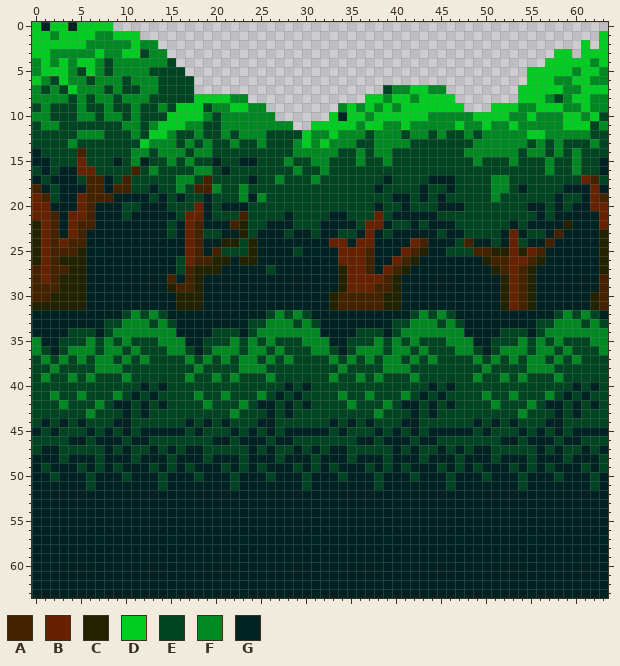
Pixel-art sprite: NotSonic/Assets/GFX/Parallax/Mush_Trees_1.png. The picture above was drawn from the file before the commit.
The file is 64x64 pixels.
Palette (. is transparent): A #442200  B #662200  C #222200  D #00cc22  E #004422  F #008822  G #002222
Pixels before, first column x 0:
 0 DGDDGDDDD.......................................................
 1 DDFDDDDFFDDD...................................................D
 2 DDDDDDFFFFFDFF...............................................D.D
 3 DDFFFFFDFFDDEFF...........................................DD.DDD
 4 FDFDFDDFEFFFFFFE.........................................DDDDDFD
 5 FDDDFEDFEFFFFEEEE......................................DDDDDFDDF
 6 DFEDFFEFFFEFFFEEEE.....................................DDDFFDDFF
 7 FEFEDFFFEFEEFFEEEE.....................EFFDDFF........DDDDDFFDDD
 8 FFFFEFEFFEFFFEEEEEDDDDFF.............DDFDDFDDDD.......DDDFEFDDFF
 9 EFEEEFEEFEEFEEFEDDDEFFDDFF........FDFDFDFDDDDDDD...DDDFFDDDFFDFF
10 FFEEEFFEFFEFEEEDDDDFEFFFFFF......DGDDFDDDDDDFFFFFDDDDFFDFFFDDFDE
11 EFFEEEEEEEFFEFDDDFFEEFFFFFFFF..DDDDDFDDFFDFFFFFDFFDFFDFFFFFDDDEF
12 EEEEEFFFEEEFEDDFEEFEEFEFFFEEEEDFFDFFFEFFFEFFEFEEFEFFFFFDDFFFFFEE
13 EEEEFEEEEEEEDFFFEFEFEEFEEFEEEFDFDFFFEEFFFFEEEEEEEFFFFFFEFEFEEEFE
14 GEEEEAEEEEEFFEFFFEFFEEEEEEEEEFFFFFEEFEFFEEEEEEEEFFFFFFEFFEFEFEEE
15 GGEEEBEEEGEFGEEFEFEEGEEGGEEEFEEFFEEEFEEFEEEEEEEEEFEEEFEEEFEEFEEG
16 EGEGGBBEEEEAEFEEEEFFEGEEEEEEEFEEFEEEEEEEEEEEEEEEEEEEEEEEEFEEFEEG
17 GEGGGEAAGEAEEEEEFFEAEEEEGEEFEEEFEEEEEEEGEEEEGGGEEEEFFEEEEEEEEBAE
18 AGEGGGAAGAAEEGEEFEAAFEEFEEEEEEEEEEEEEEGEEEEGEEGEEEEFFEGEEEEGGGBG
19 BAEGGBAAAGGGGEGEGEEGEEEFGFEEEEEEEEEEEEEEGGEGEGEEEEEFEEEEEEGEEGBA
20 BBGGGBAGGGEEGGGEEEBGEGGGEEEEEEEEEEEEEEGEEGEEEGGGEEEEEEEGGEGEGGBB
21 BBAGBBAGGGEGGGGGEBBGEEEAEEEEGEEEEGGEEEBEGGGGGEEEEEEEEEEEGEGGGGGB
22 CBAGBAAGGGGGGGGEGBAGGGACEEGGGEEEGGGGEBBGEEGEGGGEEEEEEGEGGGGCGGGB
23 CBAGBAGGGGGGGGGEGBAEEGGCEGGGEGGEGGEEGBGEGGGGGEGGEEEEGBGEEGAGGGGC
24 CBABAAGGGGGGGGGGGBAGGCCECGGGGGGGGBBGBBGGGGBAGGGEAGGEGBEGGAGGGGGC
25 CBAAACGGGGGGGGGGGBAGAEEECGGGGEGGGGBBBAGGGBACGGEEEAACCBCBAGGGGGGC
26 CBACCCGGGGGGGGGGEBAACCGCCGGGGGGGGGBBBAGGBACGGGGGGGCAABBACGGGGGGC
27 ABAACCGGGGGGGGGGEACCCGGGGGEGGGGGGGCBBAGBACGGGGGGGGGCABACGGGGGGGC
28 ABACCCGGGGGGGGGAGACGGGGGGGGGGGGGGGCBBBBACGGGGGGGGGGGCBACGGGGGGGA
29 AAACCCGGGGGGGGGCAACGGGGGGGGGGGGGGGCBBBAACGGGGGGGGGGGCBACGGGGGGGA
30 AACCCCGGGGGGGGGGCCCGGGGGGGGGGGGGGCAAAAACCGGGGGGGGGGGCBACGGGGGGCA
31 CCCCCCGGGGGGGGGGCCCGGGGGGGGGGGGGGCAAAAACCGGGGGGGGGGGCBACGGGGGGCA
32 GGGGGGGGGGEFEFEGGGGGGGGGGGEFEFEGGGGGGGGGGGEFEFEGGGGGGGGGGGEFEFEG
33 GGGGGGGGEEFFFEFEGGGGGGGGEEFFFEFEGGGGGGGGEEFFFEFEGGGGGGGGEEFFFEFE
34 GGGGEEEGEFFFFFFFGGGGEEEGEFFFFFFFGGGGEEEGEFFFFFFFGGGGEEEGEFFFFFFF
35 FGGEEEFEFEFEEEFFFGGEEEFEFEFEEEFFFGGEEEFEFEFEEEFFFGGEEEFEFEFEEEFF
36 FEGEFFFEFFEFEEEFFEGEFFFEFFEFEEEFFEGEFFFEFFEFEEEFFEGEFFFEFFEFEEEF
37 EFEFEFEFFEFEFEEEEFEFEFEFFEFEFEEEEFEFEFEFFEFEFEEEEFEFEFEFFEFEFEEE
38 EEFEEEEFFFEEEEEEEEFEEEEFFFEEEEEEEEFEEEEFFFEEEEEEEEFEEEEFFFEEEEEE
39 EFEEFEFEEEFEEEEEEFEEFEFEEEFEEEEEEFEEFEFEEEFEEEEEEFEEFEFEEEFEEEEE
40 EEEEEEEEEEEEGEGEEEEEEEEEEEEEGEGEEEEEEEEEEEEEGEGEEEEEEEEEEEEEGEGE
41 EEFEEFEEEFEGEGEEEEFEEFEEEFEGEGEEEEFEEFEEEFEGEGEEEEFEEFEEEFEGEGEE
42 EEEFEEEFEGGEGEGEEEEFEEEFEGGEGEGEEEEFEEEFEGGEGEGEEEEFEEEFEGGEGEGE
43 EEEEEEFEEEGEGEEEEEEEEEFEEEGEGEEEEEEEEEFEEEGEGEEEEEEEEEFEEEGEGEEE
44 EGEGEGEEEGGEEEEEEGEGEGEEEGGEEEEEEGEGEGEEEGGEEEEEEGEGEGEEEGGEEEEE
45 GEGEEEGEGEGEGGGGGEGEEEGEGEGEGGGGGEGEEEGEGEGEGGGGGEGEEEGEGEGEGGGG
46 EEEEGGEGGGEGGEEEEEEEGGEGGGEGGEEEEEEEGGEGGGEGGEEEEEEEGGEGGGEGGEEE
47 EGGEEEEEGEGEEGEGEGGEEEEEGEGEEGEGEGGEEEEEGEGEEGEGEGGEEEEEGEGEEGEG
48 GGGEGGGEGGGEGGGEGGGEGGGEGGGEGGGEGGGEGGGEGGGEGGGEGGGEGGGEGGGEGGGE
49 GEGGGEGEGEGGGEGEGEGGGEGEGEGGGEGEGEGGGEGEGEGGGEGEGEGGGEGEGEGGGEGE
50 GGEGGGEGGGEGGGEGGGEGGGEGGGEGGGEGGGEGGGEGGGEGGGEGGGEGGGEGGGEGGGEG
51 GGGGGGEGGGGGGGEGGGGGGGEGGGGGGGEGGGGGGGEGGGGGGGEGGGGGGGEGGGGGGGEG
52 GGGGGGGGGGGGGGGGGGGGGGGGGGGGGGGGGGGGGGGGGGGGGGGGGGGGGGGGGGGGGGGG
53 GGGGGGGGGGGGGGGGGGGGGGGGGGGGGGGGGGGGGGGGGGGGGGGGGGGGGGGGGGGGGGGG
54 GGGGGGGGGGGGGGGGGGGGGGGGGGGGGGGGGGGGGGGGGGGGGGGGGGGGGGGGGGGGGGGG
55 GGGGGGGGGGGGGGGGGGGGGGGGGGGGGGGGGGGGGGGGGGGGGGGGGGGGGGGGGGGGGGGG
56 GGGGGGGGGGGGGGGGGGGGGGGGGGGGGGGGGGGGGGGGGGGGGGGGGGGGGGGGGGGGGGGG
57 GGGGGGGGGGGGGGGGGGGGGGGGGGGGGGGGGGGGGGGGGGGGGGGGGGGGGGGGGGGGGGGG
58 GGGGGGGGGGGGGGGGGGGGGGGGGGGGGGGGGGGGGGGGGGGGGGGGGGGGGGGGGGGGGGGG
59 GGGGGGGGGGGGGGGGGGGGGGGGGGGGGGGGGGGGGGGGGGGGGGGGGGGGGGGGGGGGGGGG
60 GGGGGGGGGGGGGGGGGGGGGGGGGGGGGGGGGGGGGGGGGGGGGGGGGGGGGGGGGGGGGGGG
61 GGGGGGGGGGGGGGGGGGGGGGGGGGGGGGGGGGGGGGGGGGGGGGGGGGGGGGGGGGGGGGGG
62 GGGGGGGGGGGGGGGGGGGGGGGGGGGGGGGGGGGGGGGGGGGGGGGGGGGGGGGGGGGGGGGG
63 GGGGGGGGGGGGGGGGGGGGGGGGGGGGGGGGGGGGGGGGGGGGGGGGGGGGGGGGGGGGGGGG
Now the later version:
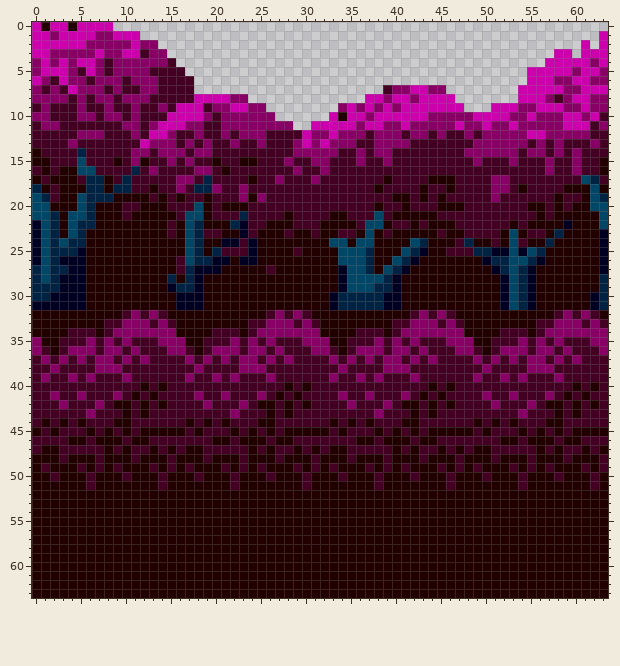
Edits made:
colour A: #442200 -> #002344
colour B: #662200 -> #004666
colour C: #222200 -> #000022
colour D: #00cc22 -> #cc00ad
colour E: #004422 -> #440023
colour F: #008822 -> #880066
colour G: #002222 -> #220000
